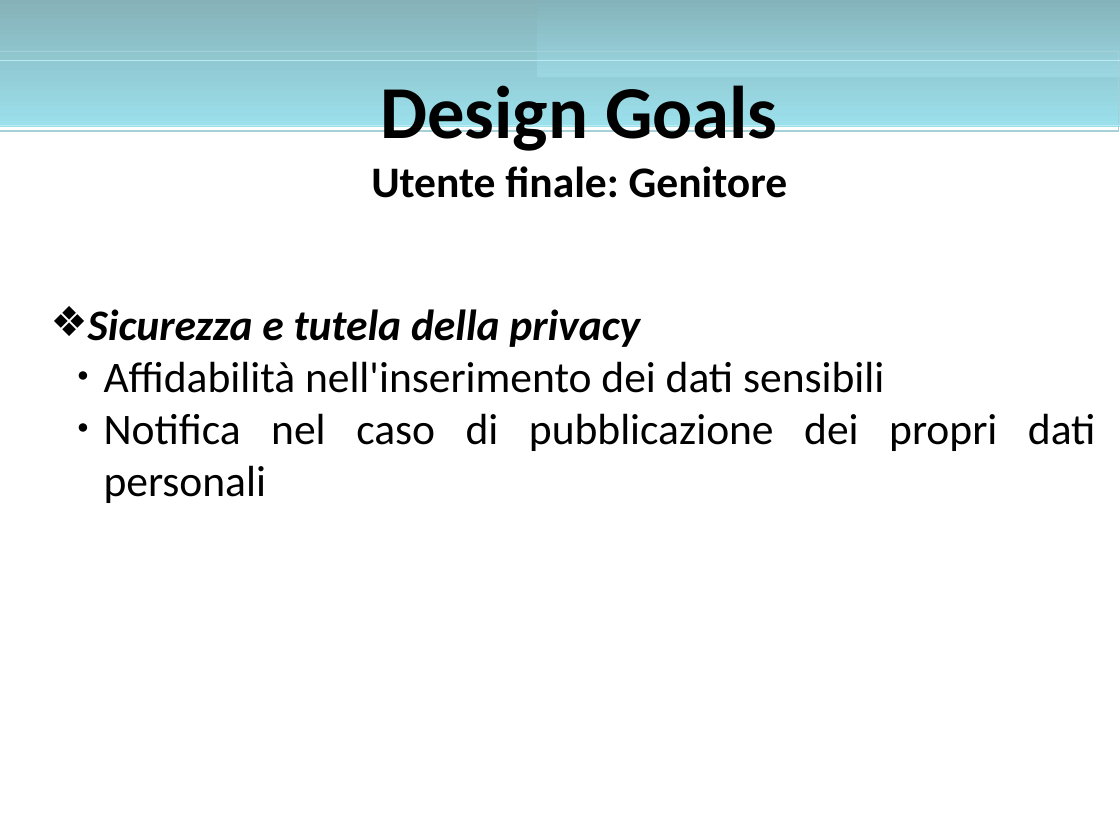
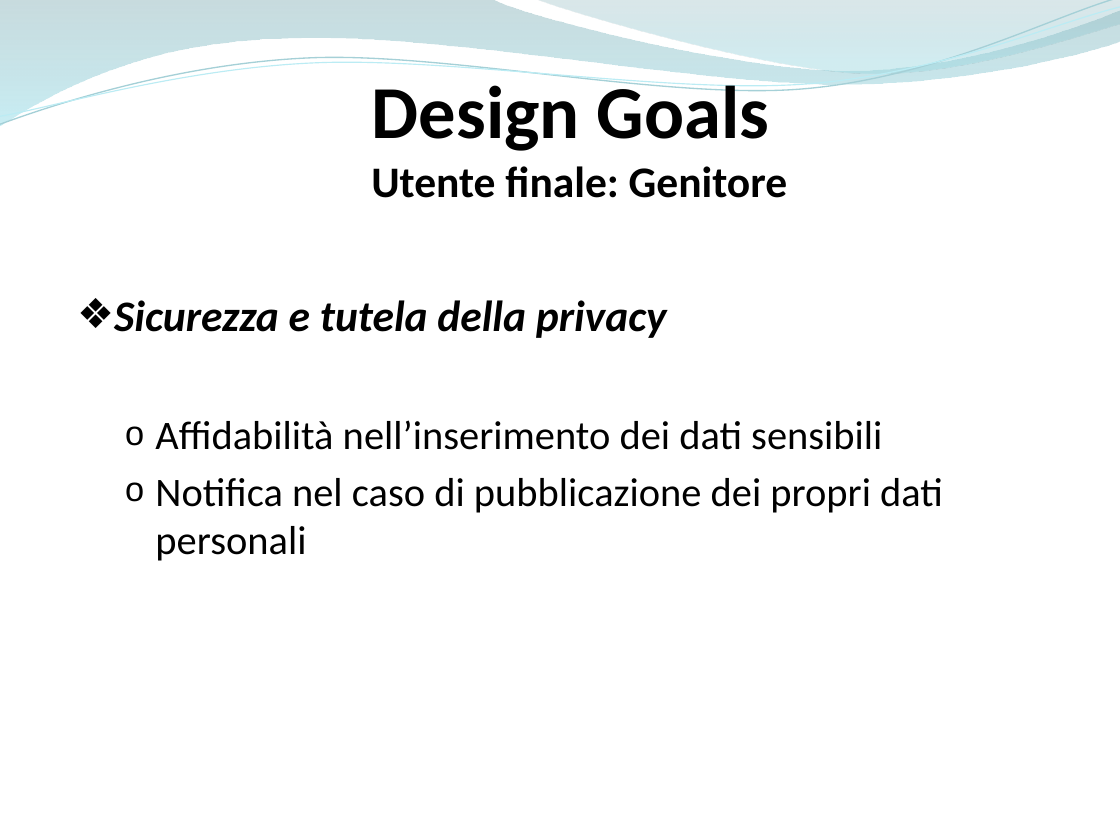
Before and after one commit to ammirate/at-silo, a slide deck: slide 2 of Presentazione/Atsilo1/Micco/Atsilo_A_Micco.pptx. Drawn at 1120x840 pixels with LibreOffice and Linux fonts; fonts in the diff are those of the drawing. Boxes give left, top, right and bottom in pixels: in the first picture for what was removed or moved away, otherwise in the second. Text is boxed around its words. In the diff, an @@ line names an element or a change of style, - is before the commit and + after.

```diff
--- a/Presentazione/Atsilo1/Micco/Atsilo_A_Micco.pptx
+++ b/Presentazione/Atsilo1/Micco/Atsilo_A_Micco.pptx
@@ rectangle removed at bbox=[0, 0, 1120, 127] @@
@@ freeform shape added at bbox=[0, 0, 1120, 127], fill gradient #86B2B9 to #9BE0EC @@
@@ freeform shape added at bbox=[0, 0, 1120, 131], outline #A5D0D7 0.85 pt @@
@@ freeform shape added at bbox=[0, 7, 1120, 125], outline #BBECF4 0.75 pt @@
@@ rectangle removed at bbox=[536, 0, 1120, 77] @@
@@ freeform shape added at bbox=[536, 0, 1120, 77], fill gradient #84B3BB to #9BD7E1 @@
@@ rectangle removed at bbox=[0, 52, 1119, 131] @@
@@ text "Design Goals" rewrapped from bbox=[371, 85, 788, 198] to bbox=[371, 76, 788, 198] @@
@@ rectangle removed at bbox=[0, 60, 1120, 125] @@
@@ text "Sicurezza e tutela della privacy": place and size @@
-text "Sicurezza e tutela della privacy" at bbox=[88, 309, 1096, 503]
+text "Sicurezza e tutela della privacy" at bbox=[114, 300, 943, 561]
@@ text at bbox=[114, 300, 943, 561]: size 28 to 26 pt in "Notifica nel caso di pubblicazione dei propri ..."; indent changed; more space between paragraphs; alignment justified to left; bullet ● to o @@
@@ text at bbox=[155, 420, 882, 450]: text changed; size 28 to 26 pt @@
-  ● Affidabilità nell'inserimento dei dati sensibili
+  o Affidabilità nell’inserimento dei dati sensibili
```
Also in this commit, not shown: 16 other slides changed, 7 slides added, 6 slides removed.
